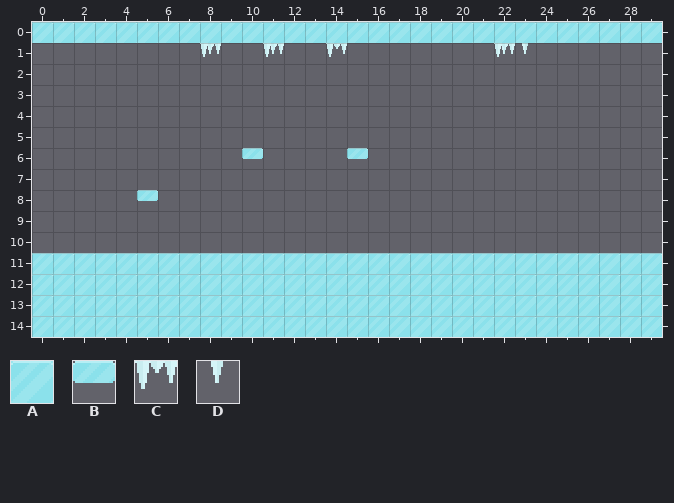
Tiled map -- Juego PlataformaOriginal/Assets/SuperTiled2Unity/mapas/e4-JohnSnow/4.4.tmx. The picture above was drawn from the file before the commit.
Cells are 21x21 px. Shown: x 0..29, y 0..14.
Key: from "sprites1.0": A 490, B 492, C 574 turned 180, D 603.
_ is an empty cell.
Layer "Capa de patrones 1" before, first column x 0:
 0 AAAAAAAAAAAAAAAAAAAAAAAAAAAAAA
 1 ________D__D__C_______DD______
 2 ______________________________
 3 ______________________________
 4 ______________________________
 5 ______________________________
 6 ______________________________
 7 ______________________________
 8 ______________________________
 9 ______________________________
10 ______________________________
11 AAAAAAAAAAAAAAAAAAAAAAAAAAAAAA
12 AAAAAAAAAAAAAAAAAAAAAAAAAAAAAA
13 AAAAAAAAAAAAAAAAAAAAAAAAAAAAAA
14 AAAAAAAAAAAAAAAAAAAAAAAAAAAAAA
Layer "deco" before, first column x 0:
 0 ______________________________
 1 ________C__C__________C_______
 2 ______________________________
 3 ______________________________
 4 ______________________________
 5 ______________________________
 6 __________B____B______________
 7 ______________________________
 8 _____B________________________
 9 ______________________________
10 ______________________________
11 ______________________________
12 ______________________________
13 ______________________________
14 ______________________________
The same view after the edit:
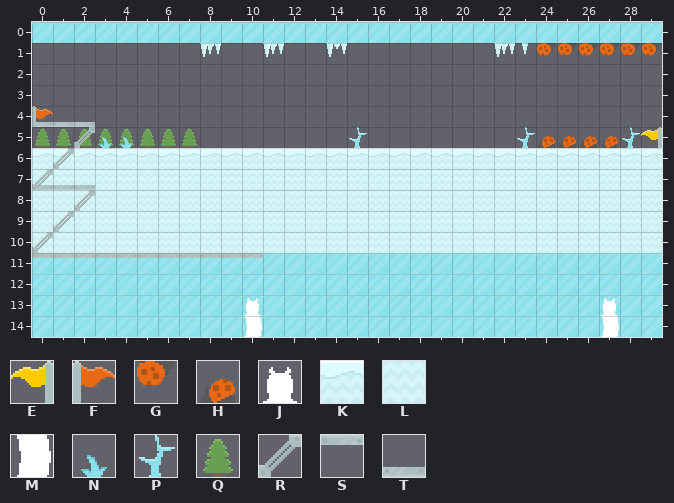
Further tiles: from "sprites": E 310 flipped left-right, F 312, G 476 turned 180, H 477, J 479, K 483, L 512, M 539, N 600, P 602, Q 643, R 798, S 800, T 800 turned 180.
Tiles of an added or newly shown layer are drawn over the layers below it.
Change:
{"where": "layer \"Capa de patrones 4\" (added)"}
{"y":5,"x":0,"old":"________","new":"QQQQQQQQ"}
{"y":5,"x":24,"old":"____","new":"HHHH"}
{"where": "layer \"Capa de patrones 1\""}
{"y":4,"x":0,"old":"___","new":"TTT"}
{"y":5,"x":3,"old":"__","new":"NN"}
{"y":5,"x":15,"old":"_","new":"P"}
{"y":5,"x":23,"old":"_","new":"P"}
{"y":5,"x":28,"old":"_","new":"P"}
{"y":6,"x":0,"old":"______________________________","new":"KKKKKKKKKKKKKKKKKKKKKKKKKKKKKK"}
{"y":7,"x":0,"old":"______________________________","new":"LLLLLLLLLLLLLLLLLLLLLLLLLLLLLL"}
{"y":8,"x":0,"old":"______________________________","new":"LLLLLLLLLLLLLLLLLLLLLLLLLLLLLL"}
{"y":9,"x":0,"old":"______________________________","new":"LLLLLLLLLLLLLLLLLLLLLLLLLLLLLL"}
{"y":10,"x":0,"old":"______________________________","new":"LLLLLLLLLLLLLLLLLLLLLLLLLLLLLL"}
{"where": "layer \"deco\""}
{"y":1,"x":24,"old":"______","new":"GGGGGG"}
{"y":4,"x":0,"old":"_","new":"F"}
{"y":5,"x":2,"old":"_","new":"R"}
{"y":5,"x":29,"old":"_","new":"E"}
{"y":6,"x":1,"old":"_","new":"R"}
{"y":6,"x":10,"old":"B","new":"_"}
{"y":6,"x":15,"old":"B","new":"_"}
{"y":7,"x":0,"old":"___","new":"TTT"}
{"y":8,"x":2,"old":"_","new":"R"}
{"y":8,"x":5,"old":"B","new":"_"}
{"y":9,"x":1,"old":"_","new":"R"}
{"y":10,"x":0,"old":"_","new":"R"}
{"y":11,"x":0,"old":"___________","new":"SSSSSSSSSSS"}
{"y":13,"x":10,"old":"_","new":"J"}
{"y":13,"x":27,"old":"_","new":"J"}
{"y":14,"x":10,"old":"_","new":"M"}
{"y":14,"x":27,"old":"_","new":"M"}
{"where": "layer \"Capa de patrones 3\" (added)"}
{"y":7,"x":0,"old":"_","new":"R"}
{"label":"added","picture_box":[537,43,661,55]}
{"label":"changed","picture_box":[32,106,662,258]}
{"label":"added","picture_box":[244,298,262,337]}
{"label":"added","picture_box":[601,298,619,337]}
